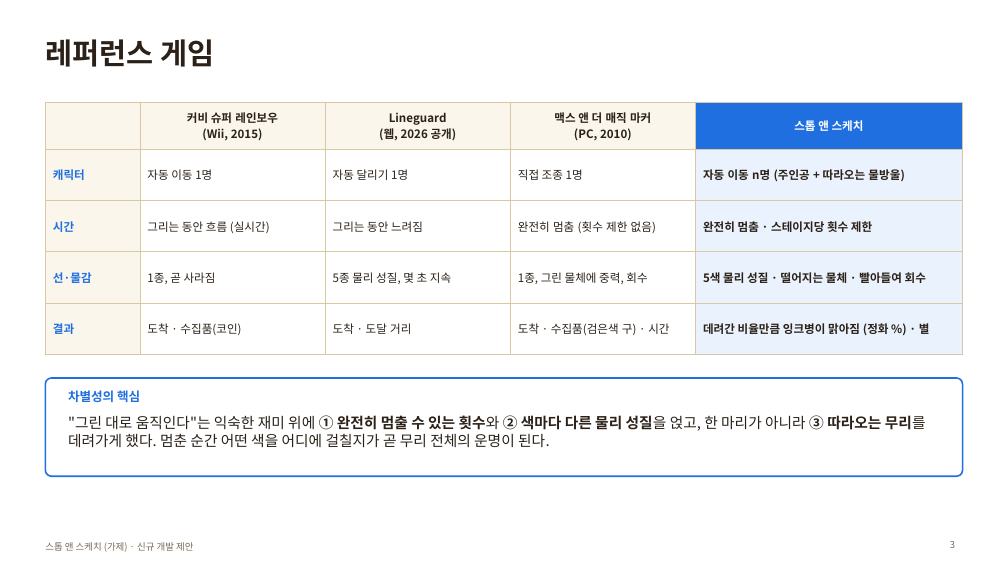
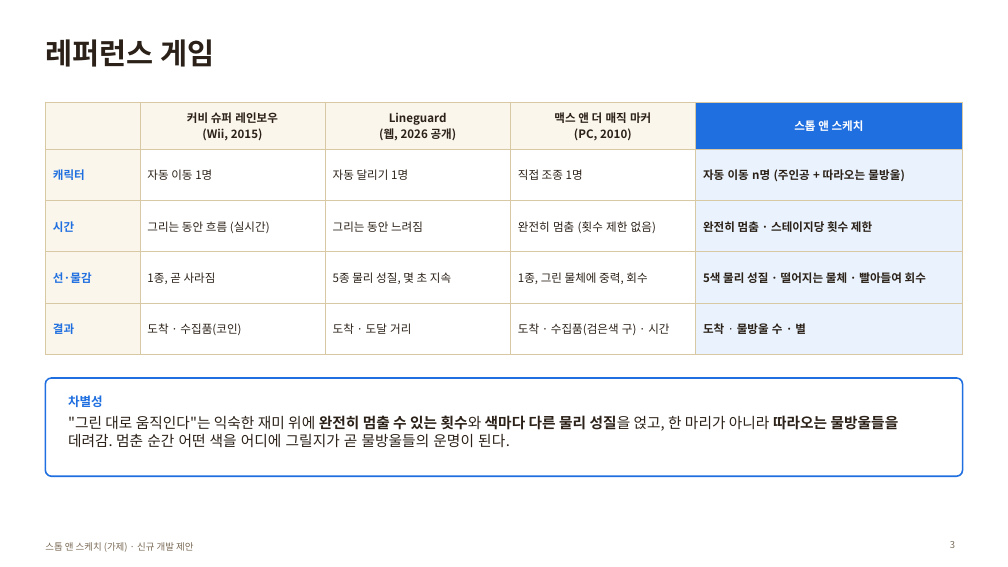
Before and after one commit to willy9068/Stop-Sketch, a slide deck: slide 3 of 스톱앤스케치_제안서.pptx. Drawn at 1008x567 pixels with LibreOffice and Linux fonts; fonts in the diff are those of the drawing. Boxes give left, top, right and bottom in pixels: in the first picture for what was removed or moved away, otherwise in the second. Text is boxed around its words. In the diff, an @@ line names an element or a change of style, - is before the commit and + after.

```diff
--- a/스톱앤스케치_제안서.pptx
+++ b/스톱앤스케치_제안서.pptx
@@ table at (45, 102, 963, 355) @@
-row 5, column 5: 데려간 비율만큼 잉크병이 맑아짐 (정화 %) · 별
+row 5, column 5: 도착 · 물방울 수 · 별
@@ text at (68, 414, 899, 447): text changed @@
-"그린 대로 움직인다"는 익숙한 재미 위에 ① 완전히 멈출 수 있는 횟수와 ② 색마다 다른 물리 성질을 얹고, 한 마리가 아니라 ③ 따라오는 무리를 데려가게 했다. 멈춘 순간 어떤 색을 어디에 걸칠지가 곧 무리 전체의 운명이 된다.
+"그린 대로 움직인다"는 익숙한 재미 위에 완전히 멈출 수 있는 횟수와 색마다 다른 물리 성질을 얹고, 한 마리가 아니라 따라오는 물방울들을 데려감. 멈춘 순간 어떤 색을 어디에 그릴지가 곧 물방울들의 운명이 된다.
@@ text at (68, 395, 103, 407): text changed @@
-차별성의 핵심
+차별성
```
Also in this commit, not shown: 2 other slides changed, 31 other files.
